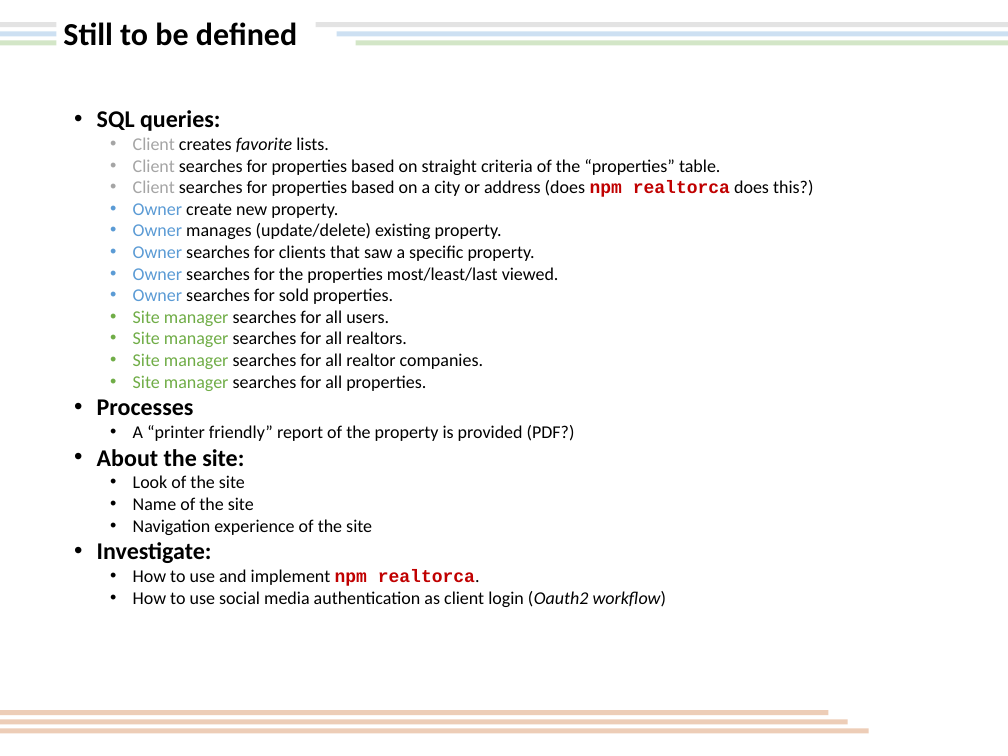
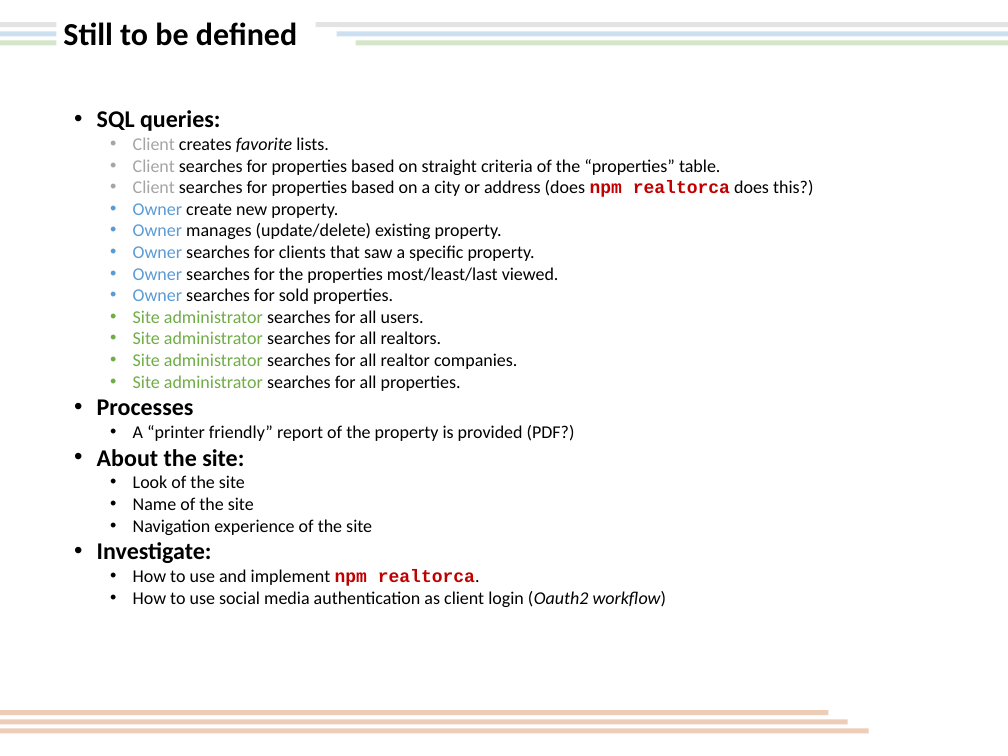
Before and after one commit to AnthonyVerde/group-project-2, a slide deck: slide 6 of ProjectIdea_2.pptx. Drawn at 1008x756 pixels with LibreOffice and Linux fonts; fonts in the diff are those of the drawing. Boxes give left, top, right and bottom in pixels: in the first picture for what was removed or moved away, otherwise in the second. Text is boxed around its words. In the diff, an @@ line names an element or a change of style, - is before the commit and + after.

```diff
--- a/ProjectIdea_2.pptx
+++ b/ProjectIdea_2.pptx
@@ text at [133,310,517,391]: text changed @@
-  • Site manager searches for all users.
-  • Site manager searches for all realtors.
-  • Site manager searches for all realtor companies.
-  • Site manager searches for all properties.
+  • Site administrator searches for all users.
+  • Site administrator searches for all realtors.
+  • Site administrator searches for all realtor companies.
+  • Site administrator searches for all properties.
```
Also in this commit, not shown: 3 other slides changed, 2 slides added, 9 other files.
